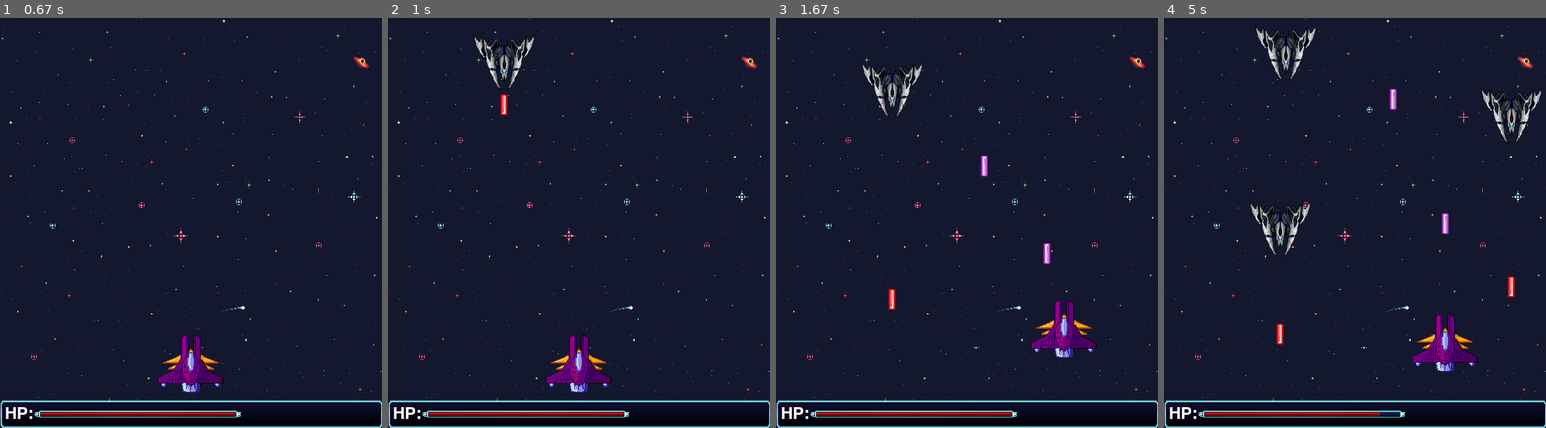
Above: before the commit, frames 1-4 (left to right).
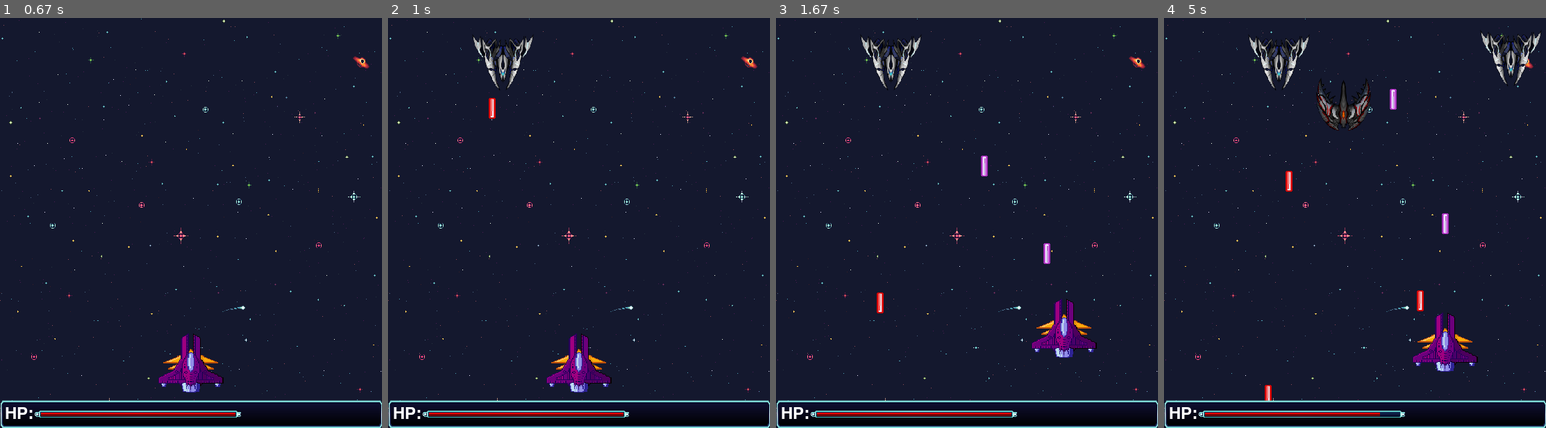
Above: after the commit, the same moments.

Repository: cjs-13/Projeto_pygame
Game: pygame game, started from main.py
The game is run twice, just before and just after one commit, with the same random seed, the same clock (stepped at 60 frames per second) and the same inputs.
Inputs (mouse positions are in pixels of both pictures, inside the frame that each line leads up to):
- Up to frame 1 (0.67 s): click (187, 182) at 0.38 s
- Up to frame 2 (1 s): tap U at 0.67 s
- Up to frame 3 (1.67 s): hold Right 1-1.47 s; tap Space at 1.07, 1.37, 1.57 s; hold Up from 1.5 s (still down)
- Up to frame 4 (5 s): release Up at 1.8 s; hold Right 1.83-2.3 s; tap Space at 1.9, 2.2, 2.4, 2.7, 2.97, 3.3, 3.6, 3.73, 4.13, 4.43, 4.8 s; tap U at 1.98, 3.38, 4.88 s; hold Left 2.33-2.87 s; hold Down 2.9-3.2 s; hold Left 3.23-3.63 s; hold Up 3.67-4.03 s; hold Right 4.07-4.7 s; hold Down from 4.73 s (still down)

Frame 1 is identical in both runs. In frame 2, 1.0% of the frame differs, in the area x 22-39%, y 4-25%; in frame 3, 1.5%; in frame 4, 4.5%, in the area x 22-99%, y 2-94%.

Commit message:
Implementado o sistema de ai
inimigos agora usam ais, e o sprite de cada inimigo depende da ai

Diff:
--- a/main.py
+++ b/main.py
@@ -116,6 +116,8 @@
         self.hp = 1
         self.max_hp = 1
         self.lives = 1
+        self.ai = 0
+        self.aihelper = 0
         self.laservel_x = [0,0,0,0,0]
         self.laservel_y = [0,0,0,0,0]
         self.laserhp = [0,0,0,0,0]
@@ -158,6 +160,45 @@
             self.lives -= 1
             self.hp = self.max_hp
             self.imunity_timer = 180
+
+    def testeai(self, lasers):
+        if self.ai == 0:
+            self.ai0_inimigo(lasers)
+        elif self.ai == 1:
+            self.ai1_inimigo(lasers)
+        elif self.ai == 2:
+            self.ai2_inimigo(lasers)
+
+    def ai0_inimigo(self, lasers):
+        self.y += 1
+        self.atirarinterno(0, lasers)
+        if self.fora_tela(ALTURA):
+            self.hp = 0
+
+    def ai1_inimigo(self,lasers):
+        if self.y < 80:
+            self.y += 2
+        if self.aihelper == 0:
+            self.x += 3
+        elif self.aihelper == 1:
+            self.x -= 3
+        self.atirarinterno(0, lasers)
+        if self.x < 10:
+            self.aihelper = 0
+        elif self.x > ALTURA - 100:
+            self.aihelper = 1
+
+    def ai2_inimigo(self, lasers):
+        if self.y < 20:
+            self.y += 2
+        if self.aihelper == 0 and self.cool_down_counter == 0:
+            self.atirarinterno(1, lasers)
+            self.aihelper = 1
+        elif self.aihelper == 1 and self.cool_down_counter == 0:
+            self.atirarinterno(2, lasers)
+            self.aihelper = 0
+        if self.fora_tela(ALTURA):
+            self.hp = 0
 
 class Jogador(Nave):
     def __init__(self, x, y):
@@ -172,6 +213,7 @@
         self.hp = 10
         self.max_hp = 10
         self.lives = 3
+        self.ai = -1
         self.laserhp[0] = 1
         self.laservel_x[0] = 0
         self.laservel_y[0] = -7
@@ -183,30 +225,36 @@
         tela.blit(pygame.transform.scale(self.hp_img[1], (28 * self.hp, 5)), (59, ALTURA + 18))
 
 class Inimigo(Nave):
-    def __init__(self, x, y,):
+    def __init__(self, x, y, ai):
         super().__init__(x, y)
-        self.nave_img = NAVES_INIMIGAS[random.randint(0, 2)]
+        self.nave_img = NAVES_INIMIGAS[ai]
         self.laser_img = LASER_RED
         self.mascara = pygame.mask.from_surface(self.nave_img)
         self.tipo = "Inimigo"
         self.firerate = 45
         self.damagetype = 2
+        self.ai = ai
         self.laserhp[0] = 1
+        self.laserhp[1] = 1
+        self.laserhp[2] = 1
         self.laservel_x[0] = 0
+        self.laservel_x[1] = 0
+        self.laservel_x[2] = 0
         self.laservel_y[0] = 7
+        self.laservel_y[1] = 7
+        self.laservel_y[2] = 7
         self.arma_x[0] = 45
+        self.arma_x[1] = 30
+        self.arma_x[2] = 60
         self.arma_y[0] = self.altura() - 30
+        self.arma_y[1] = self.altura() - 30
+        self.arma_y[2] = self.altura() - 30
 
     def fora_tela(self, altura):
         return self.y >= altura
 
-    def mover_nave(self, vel, nave, inimigos):
-        self.y += vel
-        if self.fora_tela(ALTURA):
-            inimigos.remove(nave)
-
 class Boss(Nave):
-    def __init__(self, x, y):
+    def __init__(self, x, y, ai):
         super().__init__(x, y)
         self.nave_img = NAVES_INIMIGAS[3]
         self.laser_img = LASER_BLUE
@@ -214,6 +262,7 @@
         self.tipo = "Boss"
         self.firerate = 60
         self.damagetype = 2
+        self.ai = ai
         self.laserhp[0] = 1
         self.laserhp[1] = 1
         self.laserhp[2] = 1
@@ -275,7 +324,7 @@
                     pygame.quit()
                     exit()
                 if event.key == pygame.K_u:
-                    inimigotempo = Inimigo(random.randint(100, 500), 0)
+                    inimigotempo = Inimigo(random.randint(100, 450), 0, random.randint(0,2))
                     naves.append(inimigotempo)
 
                 if event.key == pygame.K_l:
@@ -293,7 +342,7 @@
             jogador.y -= jogador_vel
         if (keys[pygame.K_s] or keys[pygame.K_DOWN]) and jogador.y + jogador_vel + jogador.altura() < ALTURA:
             jogador.y += jogador_vel
-        if (keys[pygame.K_SPACE]):
+        if keys[pygame.K_SPACE]:
             jogador.atirarinterno(0,lasers)
 
         for laser in lasers:
@@ -304,9 +353,7 @@
         for nave in naves:
             nave.reduzirtimers()
             nave.testevida(naves)
-            if nave.tipo == "Inimigo":
-                nave.mover_nave(inimigos_vel, nave, naves)
-                nave.atirarinterno(0, lasers)
+            nave.testeai(lasers)
             nave.draw(TELA)
 
         TELA.blit(BARRA_INF, (0, ALTURA))
